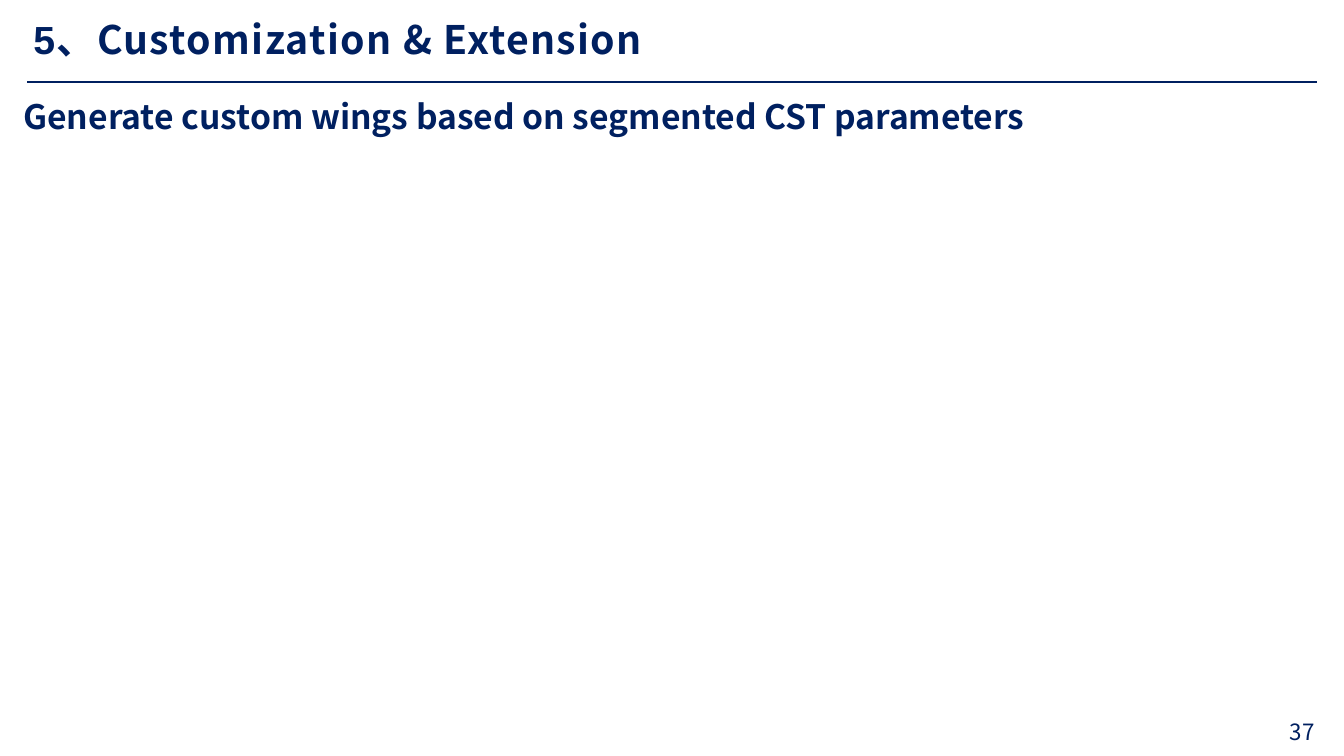
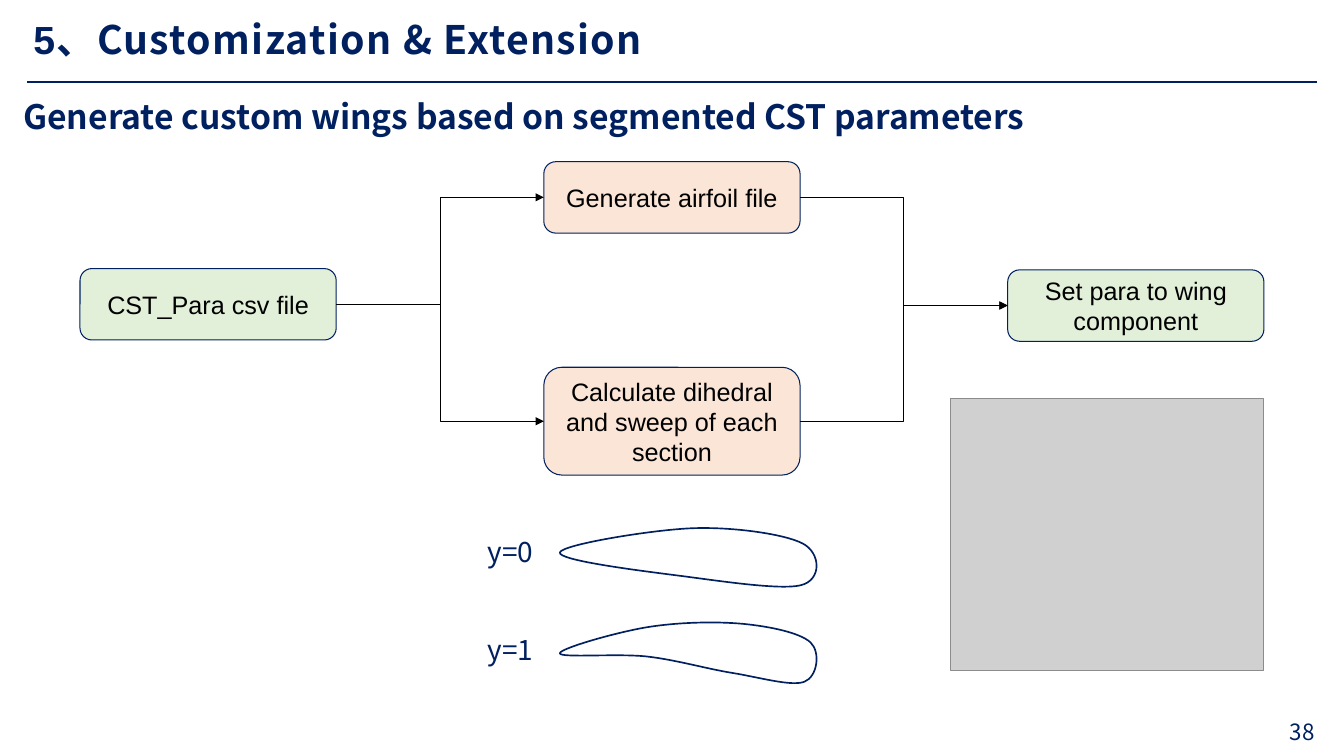
Before and after one commit to 7dinosaur/Obsidian, a slide deck: slide 38 of Design Conceptual Aircraft via SUAVE.pptx (slide 37 before the commit). Drawn at 1344x756 pixels with LibreOffice and Linux fonts; fonts in the diff are those of the drawing; grey boxes stand for pictures; background and template pictures are left out. Boxes give left, top, right and bottom in pixels: in the first picture for what was removed or moved away, otherwise in the second. Text is boxed around its words. In the diff, an @@ line names an element or a change of style, - is before the commit and + after.

Commit message:
update ppt

```diff
--- a/Design Conceptual Aircraft via SUAVE.pptx
+++ b/Design Conceptual Aircraft via SUAVE.pptx
@@ rounded rectangle added at [544, 161, 801, 233], fill #FBE5D6, outline #002060 0.75 pt, 18 pt, text #000000 @@
+Generate airfoil file
@@ elbow arrow added from (337, 304) to (544, 198), #000000 0.75 pt @@
@@ elbow arrow added from (801, 198) to (1008, 306), #000000 0.75 pt @@
@@ rounded rectangle added at [80, 268, 336, 340], fill #E2F0D9, outline #002060 0.75 pt, 18 pt, text #000000 @@
+CST_Para csv file
@@ rounded rectangle added at [1008, 270, 1264, 342], fill #E2F0D9, outline #002060 0.75 pt, 18 pt, text #000000 @@
+Set para to wing component
@@ elbow arrow added from (337, 304) to (544, 421), #000000 0.75 pt @@
@@ elbow arrow added from (801, 421) to (1008, 306), #000000 0.75 pt @@
@@ rounded rectangle added at [544, 367, 801, 475], fill #FBE5D6, outline #002060 0.75 pt, 18 pt, text #000000 @@
+Calculate dihedral and sweep of each section
@@ picture added at [951, 399, 1264, 671] @@
@@ freeform shape added at [560, 528, 817, 587], fill #FFFFFF, outline #002060 1.2 pt @@
@@ text added at [487, 541, 533, 569], 20 pt, text #002060 @@
+y=0
@@ freeform shape added at [560, 623, 817, 684], fill #FFFFFF, outline #002060 1.2 pt @@
@@ text added at [487, 640, 533, 667], 20 pt, text #002060 @@
+y=1
@@ page number at [1290, 723, 1315, 741]: text changed @@
-37
+38
```
Also in this commit, not shown: 5 other slides changed, 1 slide added, 3 other files.
